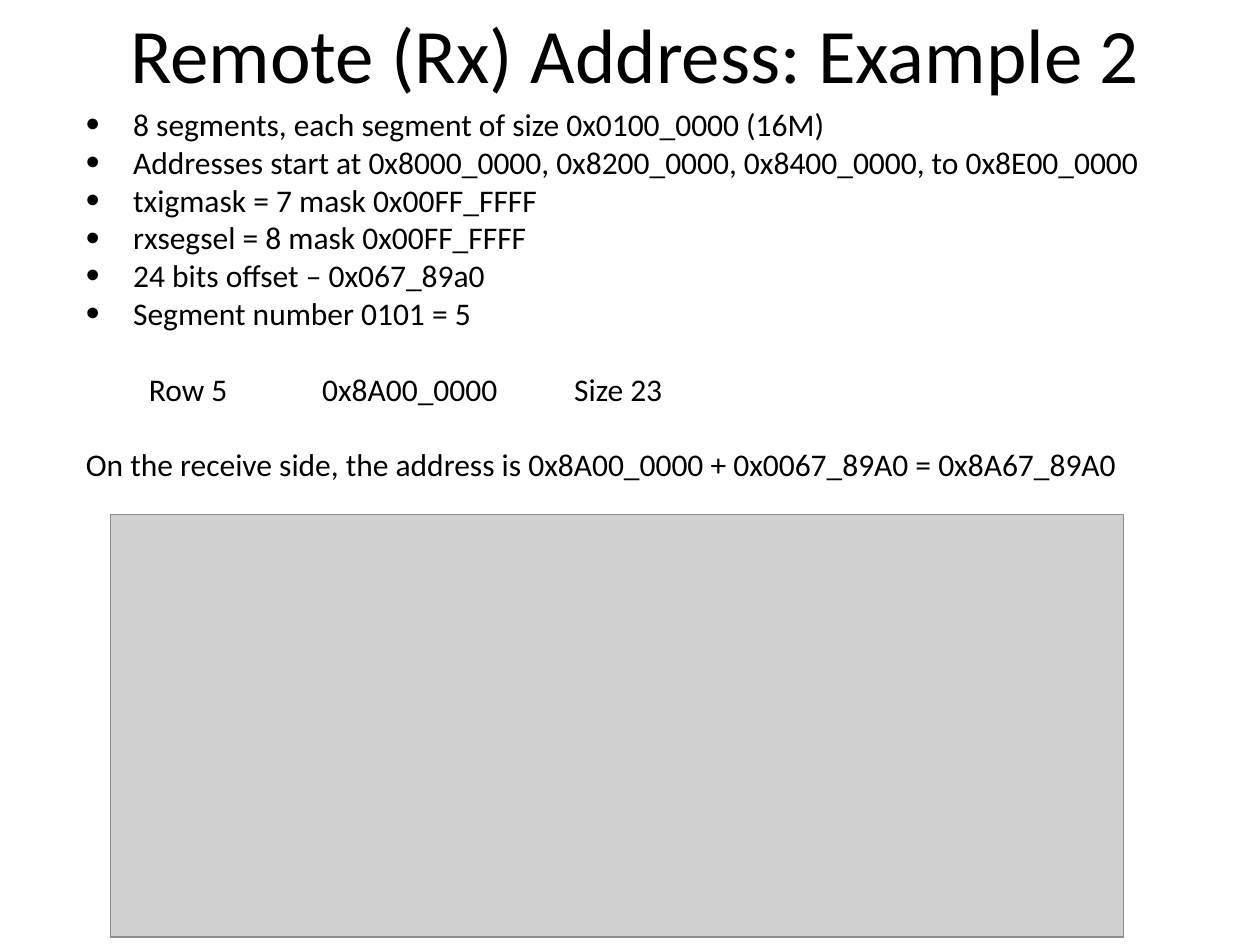
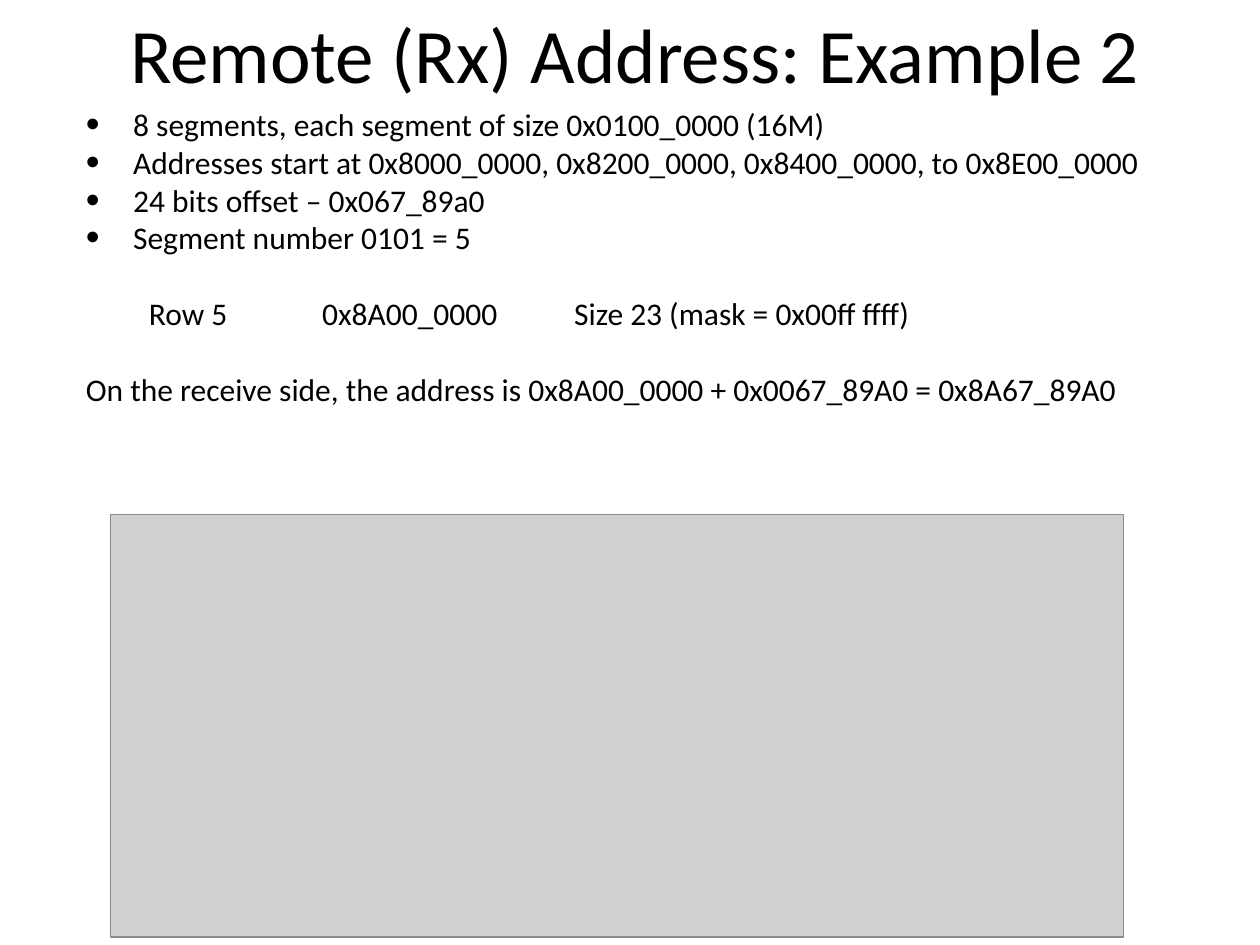
Before and after one commit to hari1989/keystone-workshop, a slide deck: slide 34 of slides/Intro to Hyperlink.pptx. Drawn at 1260x945 pixels with LibreOffice and Linux fonts; fonts in the diff are those of the drawing; grey boxes stand for pictures; background and template pictures are left out. Boxes give left, top, right and bottom in pixels: in the first picture for what was removed or moved away, otherwise in the second. Text is boxed around its words. In the diff, an @@ line names an element or a change of style, - is before the commit and + after.

```diff
--- a/slides/Intro to Hyperlink.pptx
+++ b/slides/Intro to Hyperlink.pptx
@@ text at (x1=133, y1=190, x2=537, y2=255): paragraphs removed @@
-• txigmask = 7 mask 0x00FF_FFFF
-• rxsegsel = 8 mask 0x00FF_FFFF
@@ text at (x1=149, y1=302, x2=908, y2=330): text changed @@
-  Row 5 0x8A00_0000 Size 23
+  Row 5 0x8A00_0000 Size 23 (mask = 0x00ff ffff)
```
Also in this commit, not shown: 11 other slides changed.
